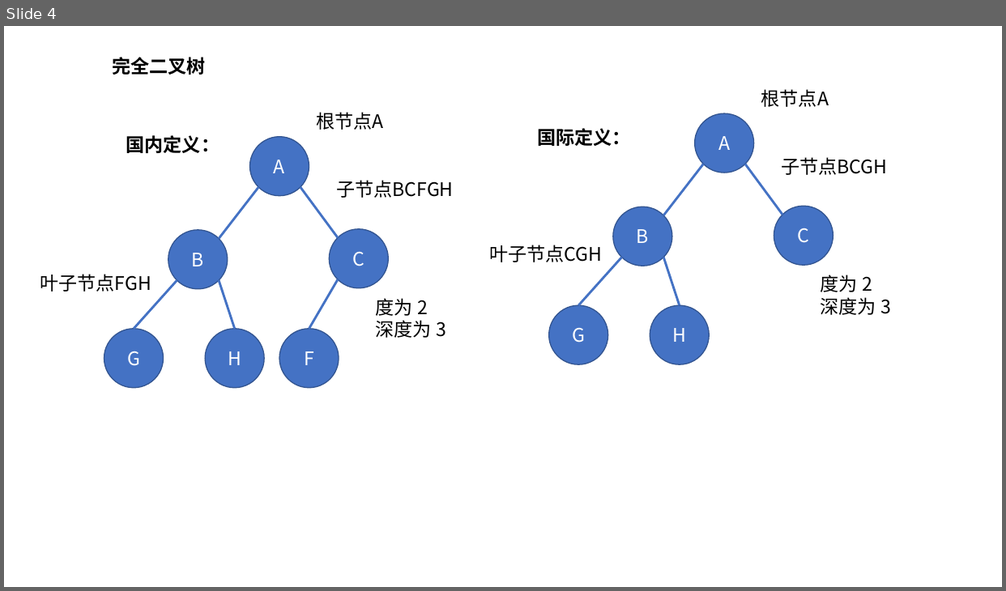
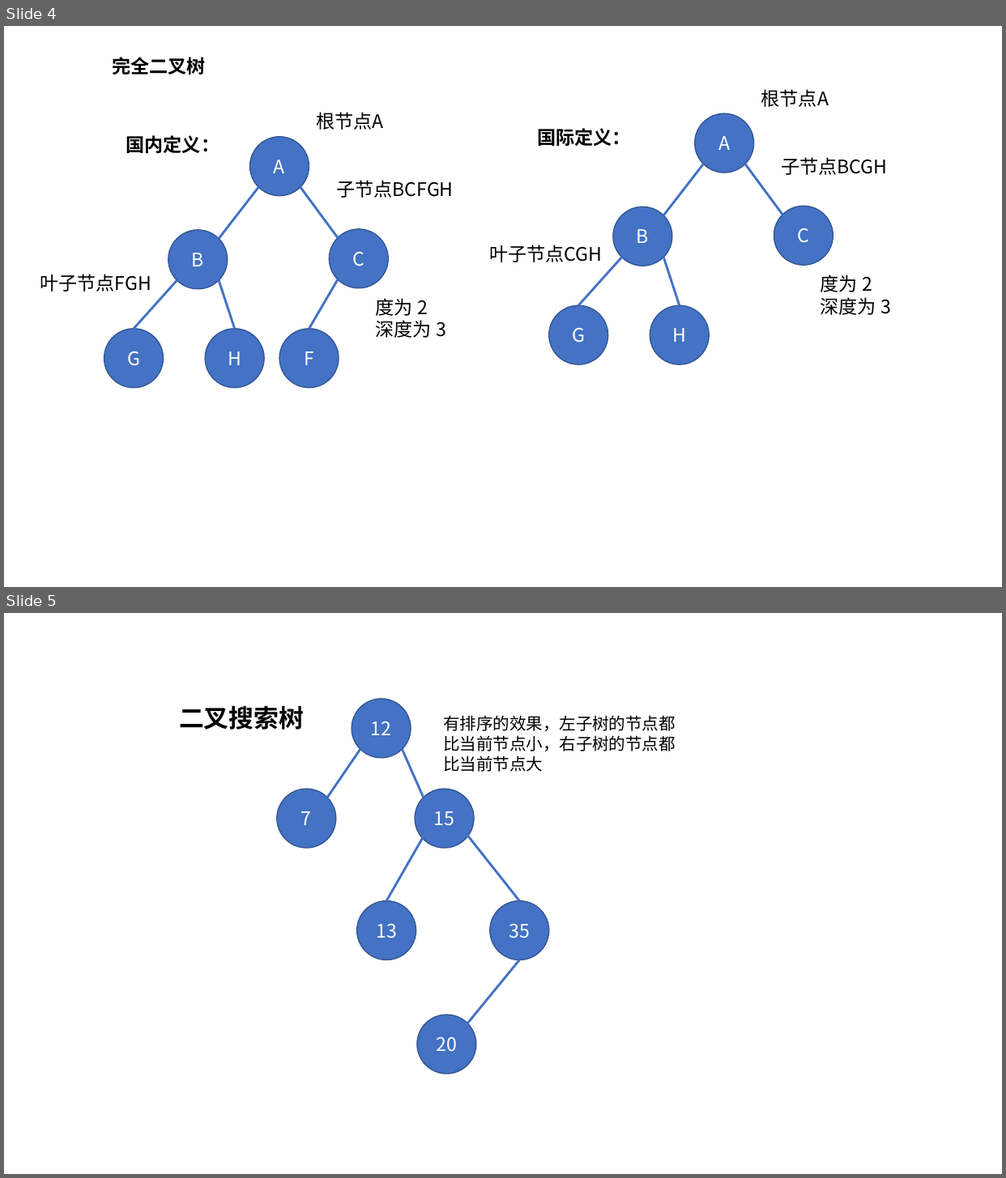
Before and after one commit to CDaLoong/AlgorithmToPractice, a slide deck: JavaScript语言/树相关/ppt/二叉树图形.pptx. Shown one above the other, each under a label of ours: slide 4 before the commit, slides 4 and 5 after it. The pictures are 1006x591 and 1006x1178 pixels, drawn with LibreOffice and Linux fonts; fonts in the diff are those of the drawing. Boxes give left, top, right and bottom in pixels: in the first picture for what was removed or moved away, otherwise in the second. Text is boxed around its words. In the diff, an @@ line names an element or a change of style, - is before the commit and + after.

```diff
--- a/JavaScript语言/树相关/ppt/二叉树图形.pptx
+++ b/JavaScript语言/树相关/ppt/二叉树图形.pptx
@@ slide 5 added at (4,613,1002,1174), background #FFFFFF @@
@@ text added at (179,705,304,730), 24 pt, text #000000, bold @@
+二叉搜索树
@@ ellipse added at (351,699,411,758), fill #4472C4, outline #325491 1 pt, 18 pt, text #FFFFFF @@
+12
@@ text added at (443,715,675,772), 16 pt, text #000000 @@
+有排序的效果，左子树的节点都比当前节点小，右子树的节点都比当前节点大
@@ line added from (360, 749) to (327, 798), #4472C4 2.25 pt @@
@@ line added from (403, 749) to (424, 798), #4472C4 2.25 pt @@
@@ ellipse added at (277,789,336,848), fill #4472C4, outline #325491 1 pt, 18 pt, text #FFFFFF @@
+7
@@ ellipse added at (415,789,474,848), fill #4472C4, outline #325491 1 pt, 18 pt, text #FFFFFF @@
+15
@@ line added from (424, 835) to (386, 901), #4472C4 2.25 pt @@
@@ line added from (467, 835) to (520, 901), #4472C4 2.25 pt @@
@@ ellipse added at (357,901,416,960), fill #4472C4, outline #325491 1 pt, 18 pt, text #FFFFFF @@
+13
@@ ellipse added at (490,901,549,960), fill #4472C4, outline #325491 1 pt, 18 pt, text #FFFFFF @@
+35
@@ line added from (520, 960) to (467, 1023), #4472C4 2.25 pt @@
@@ ellipse added at (417,1015,476,1074), fill #4472C4, outline #325491 1 pt, 18 pt, text #FFFFFF @@
+20
```
Also in this commit, not shown: 2 other slides added, 5 other files.
